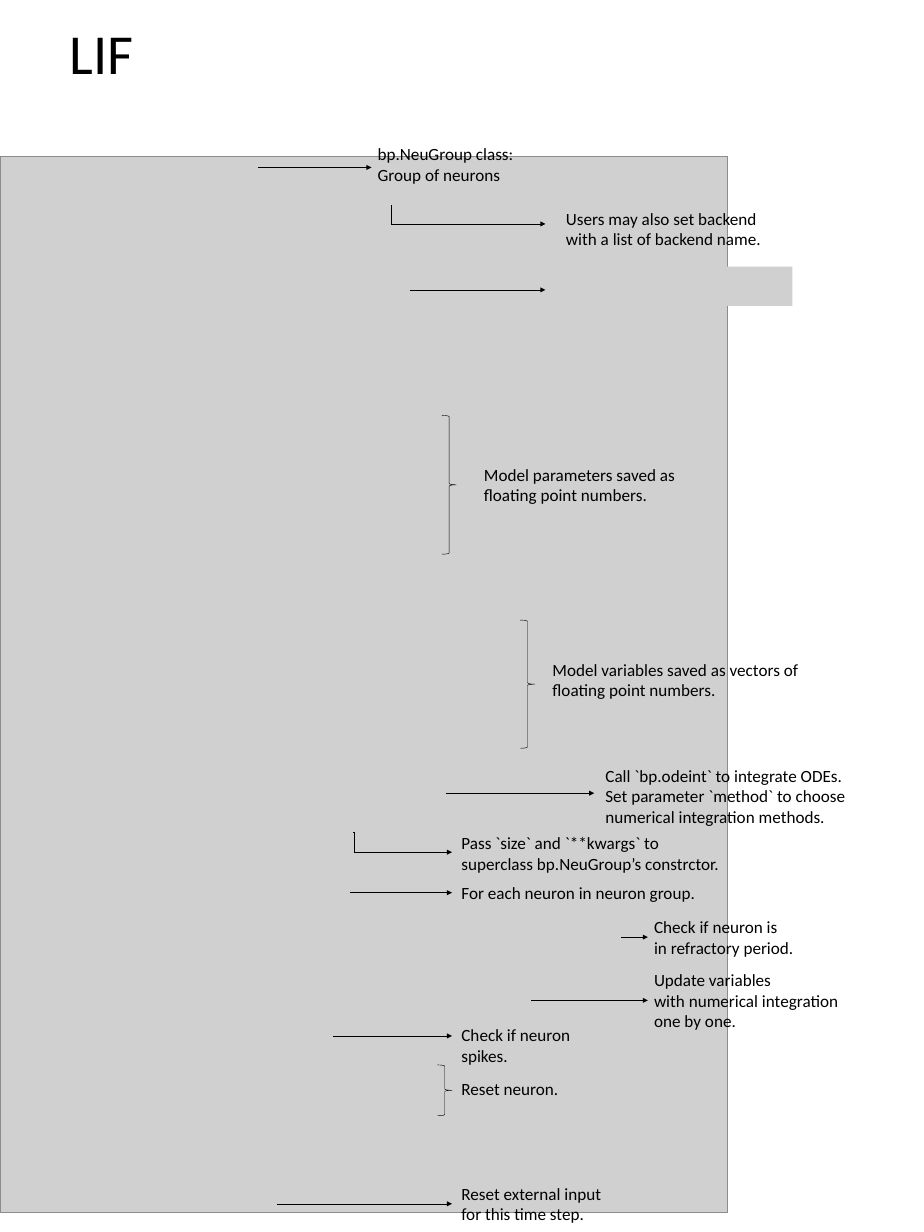
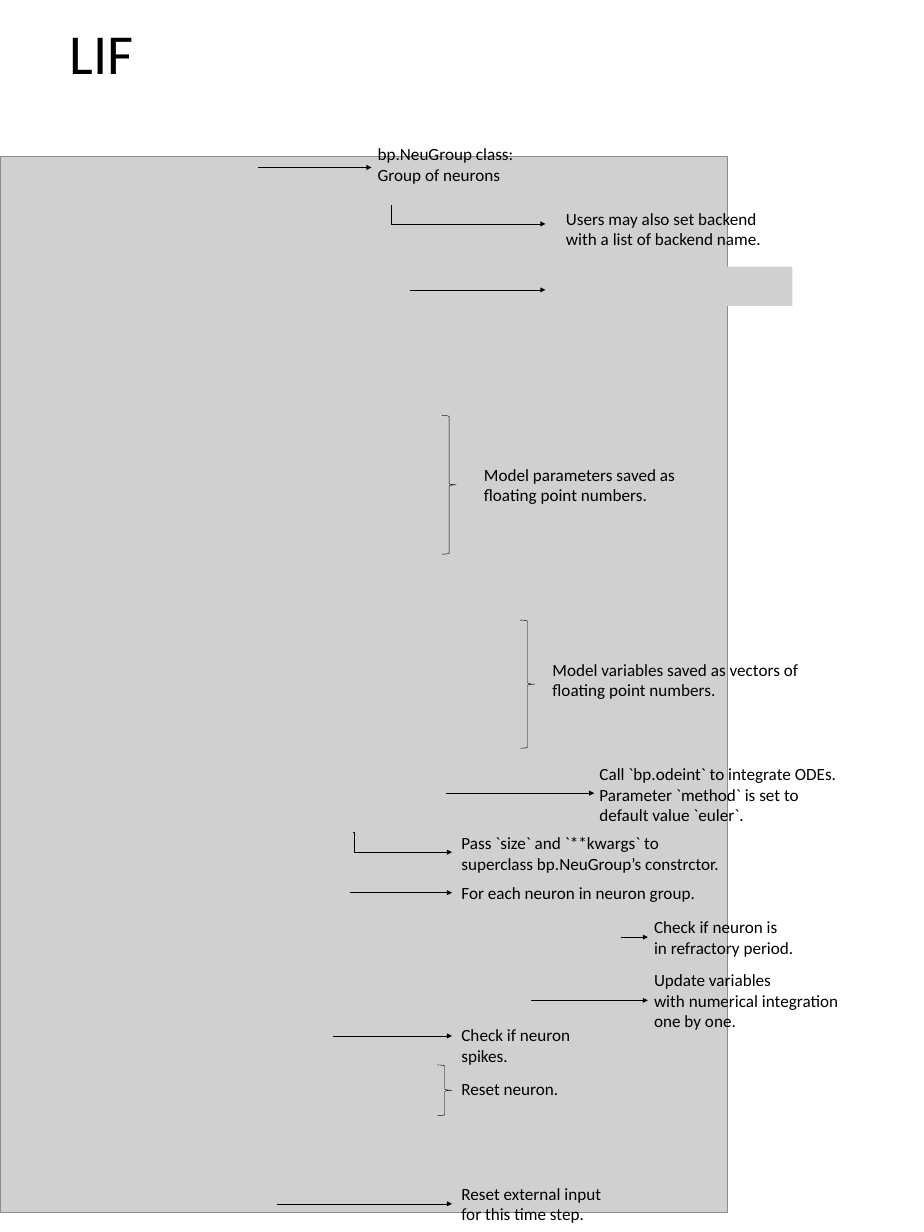
Before and after one commit to quanpeng0/BrainModels, a slide deck: slide 3 of docs/brainpy_handbook/ppt/neus.pptx. Drawn at 924x1232 pixels with LibreOffice and Linux fonts; fonts in the diff are those of the drawing; grey boxes stand for pictures. Boxes give left, top, right and bottom in pixels: in the first picture for what was removed or moved away, otherwise in the second. Text is boxed around its words. In the diff, an @@ line names an element or a change of style, - is before the commit and + after.

```diff
--- a/docs/brainpy_handbook/ppt/neus.pptx
+++ b/docs/brainpy_handbook/ppt/neus.pptx
@@ text at box(599, 787, 799, 826): text changed @@
-Set parameter `method` to choose
-numerical integration methods.
+Parameter `method` is set to default value `euler`.
```
Also in this commit, not shown: 5 other files.
